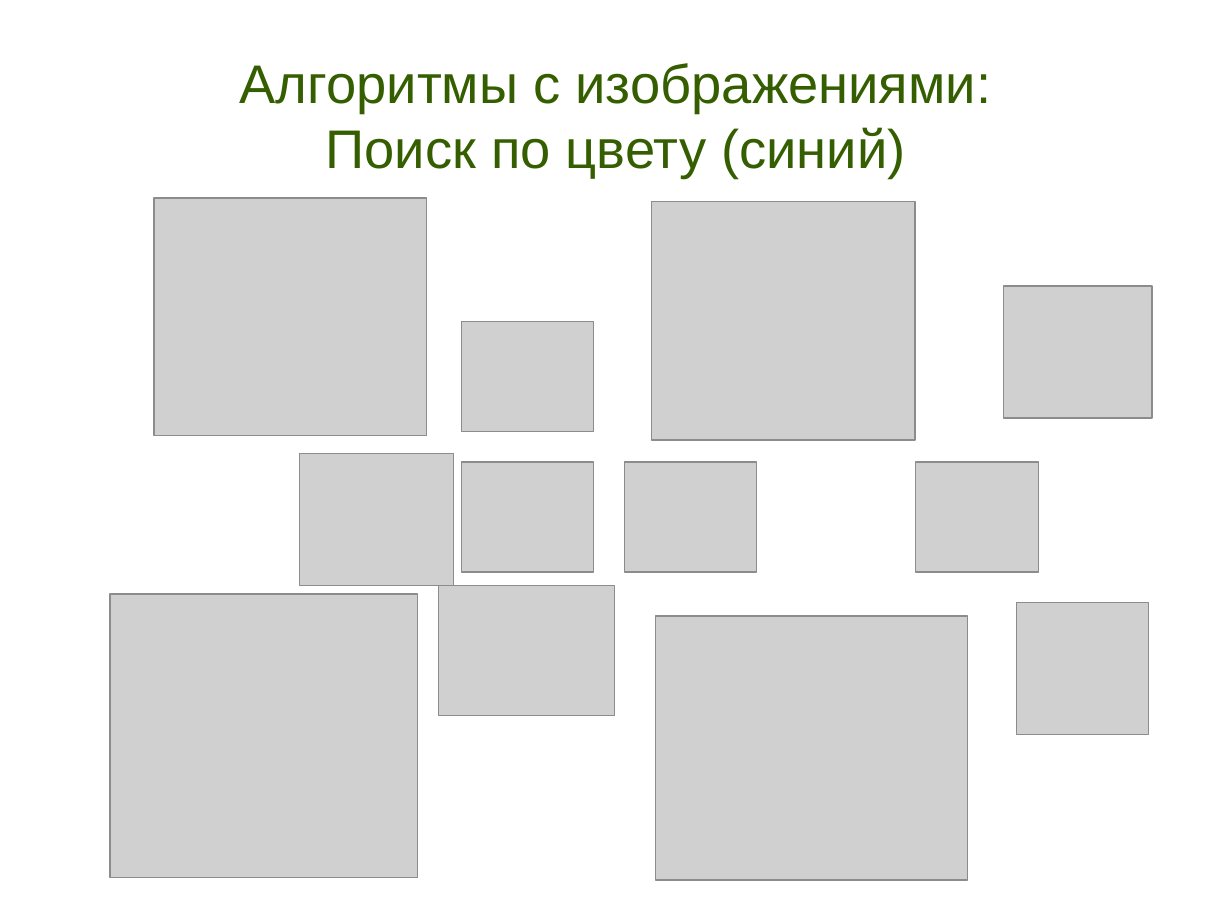
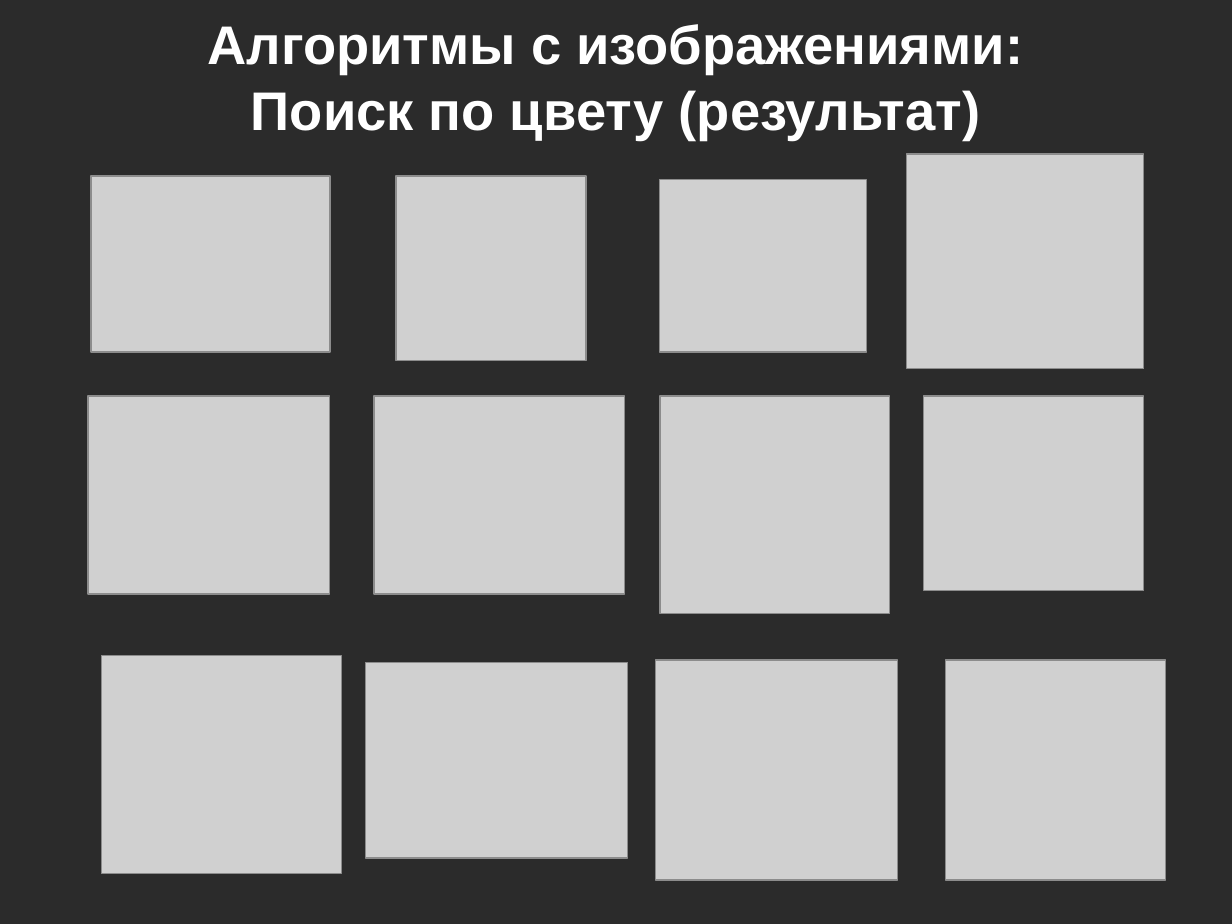
Before and after one commit to tipe/searchbycolor, a slide deck: slide 10 of Presentation.odp. Drawn at 1232x924 pixels with LibreOffice and Linux fonts; fonts in the diff are those of the drawing; grey boxes stand for pictures; background and template pictures are left out; a plain dark background stands for a picture behind light text. Boxes give left, top, right and bottom in pixels: in the first picture for what was removed or moved away, otherwise in the second. Text is boxed around its words. In the diff, an @@ line names an element or a change of style, - is before the commit and + after.

```diff
--- a/Presentation.odp
+++ b/Presentation.odp
@@ background #FFFFFF to picture (left out) @@
@@ title at [208,24,1024,140]: text changed; text colour #355E00 to #FFFFFF; bold on @@
-Алгоритмы с изображениями:
-Поиск по цвету (синий)
+Алгоритмы с изображениями:
+Поиск по цвету (результат)
@@ picture: place and size @@
-picture at [154,198,427,436]
+picture at [91,176,330,351]
@@ picture: place and size @@
-picture at [462,321,594,430]
+picture at [396,176,586,360]
@@ picture: place and size @@
-picture at [1004,286,1153,418]
+picture at [908,154,1145,369]
@@ picture: place and size @@
-picture at [652,201,916,440]
+picture at [661,180,868,352]
@@ picture: place and size @@
-picture at [300,454,454,586]
+picture at [88,396,331,594]
@@ picture: place and size @@
-picture at [462,462,594,571]
+picture at [375,396,625,594]
@@ picture: place and size @@
-picture at [625,462,757,571]
+picture at [661,396,890,614]
@@ picture: place and size @@
-picture at [916,462,1039,571]
+picture at [925,396,1145,590]
@@ picture: place and size @@
-picture at [110,594,418,878]
+picture at [102,656,342,874]
@@ picture: place and size @@
-picture at [439,586,615,715]
+picture at [366,663,628,859]
@@ picture: place and size @@
-picture at [656,616,969,880]
+picture at [656,661,899,881]
@@ picture: place and size @@
-picture at [1016,603,1148,735]
+picture at [946,661,1166,881]
```
Also in this commit, not shown: 11 other slides changed, 1 slide added, 1 slide removed.
